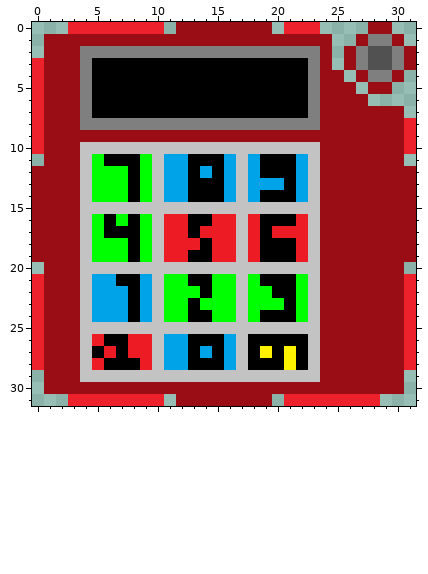
Two states of a pixel-art sprite, Icons/Not Number Pad.png. Above: the version before the commit.
The file is 32x32 pixels. Colours within 5 levels of each other are drawn and written as one.
The result:
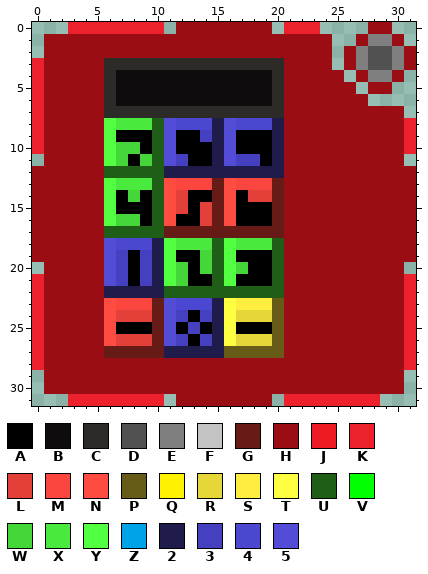
Palette (. is transparent): A #000000  B #0e0c0c  C #2d2b28  D #515151  E #7f7f7f  F #c3c3c3  G #661b16  H #9b0d14  J #ed1c24  K #ed212c  L #e24039  M #fa463e  N #ff4c41  P #665b17  Q #fff200  R #e5d73a  S #ffee3f  T #ffff42  U #1f5e17  V #00ff00  W #45d639  X #4ae93e  Y #53ff41  Z #00a2e8  2 #1f1c4c  3 #4540c0  4 #4c47d0  5 #534cd7
Changes in this commit:
Changed rows in their new state; - is an unchanged pixel.
first column x 4:
 2 HHHHHHHHHHHHHHHHHHHH
 3 HHCCCCCCCCCCCCCCCHHH
 4 HHCBBBBBBBBBBBBBCHHH
 5 HHCBBBBBBBBBBBBBCHHH
 6 HHCBBBBBBBBBBBBBCHHH
 7 HHCCCCCCCCCCCCCCCHHH
 8 HHYXXXU5444254442HHH
 9 --YAAAU5AA325AAA2---
10 HHYWWAU5AAA25AAA2HHH
11 HHYW-WU53--2533-2HHH
12 HHUUUUU2222222222HHH
13 HHYXXXUNMMMGNMMMGHHH
14 HHYAWAUNL--GNALLGHHH
15 HHYAAAUNLALGNAAAGHHH
16 HHYWWAUNA-LGNAA-GHHH
17 HHUUUUUGGGGGGGGGGHHH
18 HH54442YXXXUYXXXUHHH
19 HH53-32YA-WUYAA-UHHH
20 HH53A32YWAWUYWAAUHHH
21 HH53-32YW--UYAA-UHHH
22 HH22222UUUUUUUUUUHHH
23 HHNMMMG54442TSSSPHHH
24 HHNLLLG53-32TRRRPHHH
25 HHNAAAG5A3A2TAAAPHHH
26 HHNLLLG53-32TRRRPHHH
27 HHGGGGG22222PPPPPHHH
28 HHHHHHHHHHHHHHHHHHHH
29 HHHHHHHHHHHHHHHHHHHH
